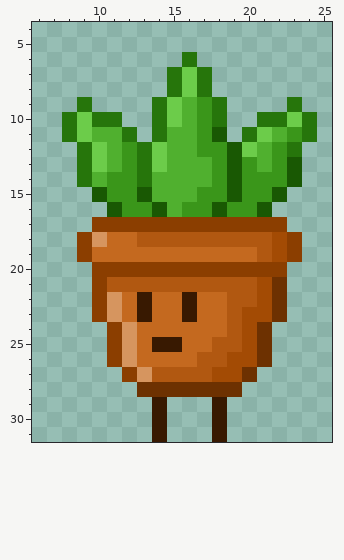
One commit to this pixel-art sprite: Unity Project/GGJ19/Assets/Sprites/Sprout/Idle/Pot_Idle1.png. Above, as it was before the edit.
The file is 32x32 pixels. Shown: x 6..25, y 4..31.
The result:
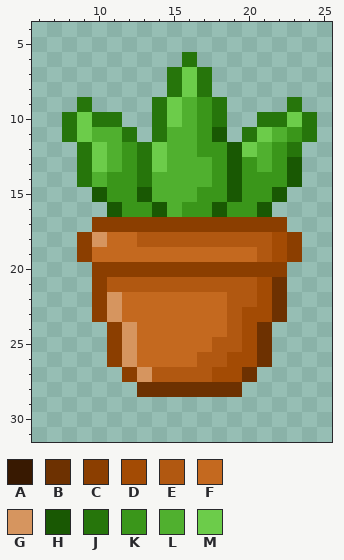
Palette (. is transparent): A #381901  B #6d3101  C #8b3e00  D #a34b04  E #b15811  F #c4691f  G #d6955f  H #195803  J #26750b  K #3a961a  L #50b02f  M #6ccc4a
Change:
Colour A becomes colour F in rows 22 to 23 at x 13 and 16; in row 25 at x 14 to 15.
The author cleared colour A in rows 29 to 31 at x 14 and 18.
Boxes around the changes in both pictures, in picture pixels (x1, y1, x2, y2):
changed: (137, 292, 227, 442)
